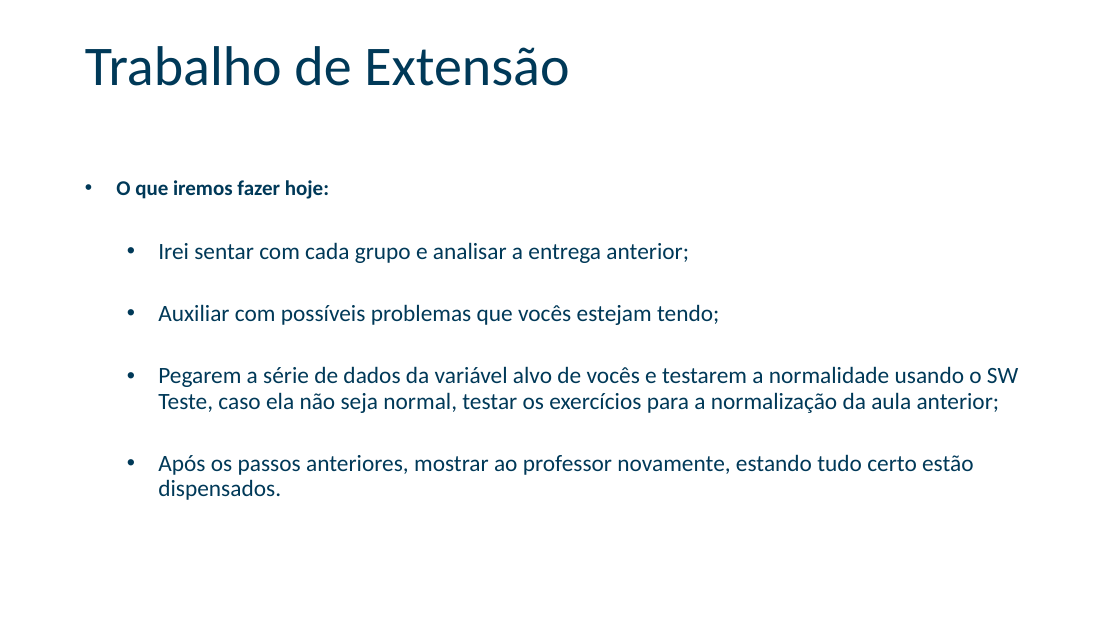
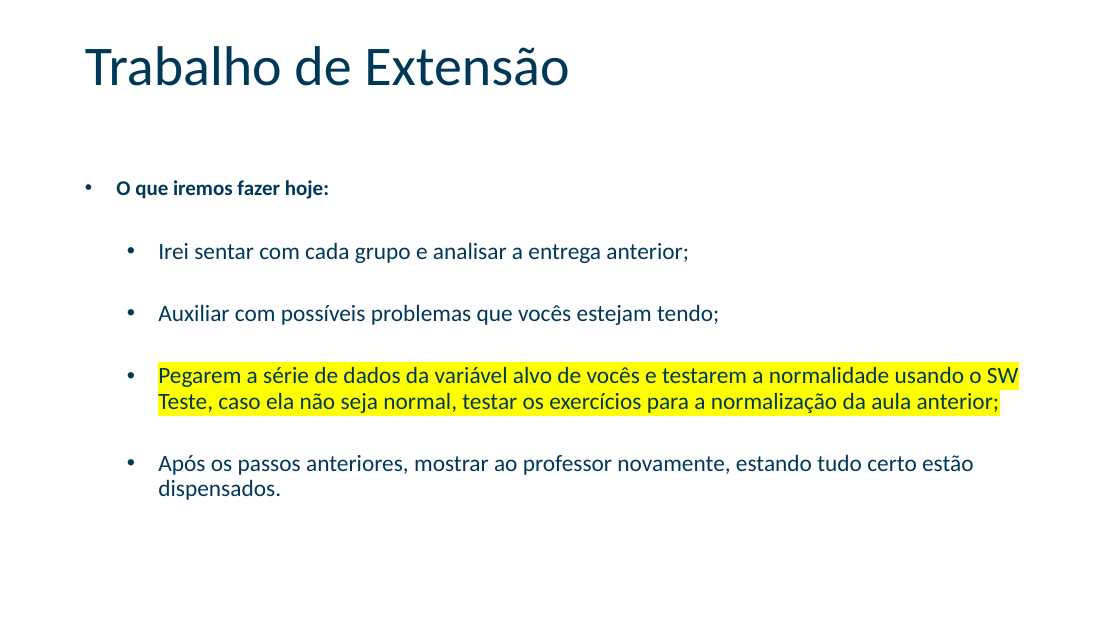
Before and after one commit to GustavoDAgostinZanelato/analiseEstatisticaPrefeituraCriciuma, a slide deck: slide 4 of .documetosProjeto/Aula_9_-_Checkpoint_1_-_Trabalho_de_Extensao-69dc2716951f3.pptx. Drawn at 1120x630 pixels with LibreOffice and Linux fonts; fonts in the diff are those of the drawing; background and template pictures are left out. Boxes give left, top, right and bottom in pixels: in the first picture for what was removed or moved away, otherwise in the second. Text is boxed around its words. In the diff, an @@ line names an element or a change of style, - is before the commit and + after.

Commit message:
Teste de OLS no conjunto de dados

```diff
--- a/.documetosProjeto/Aula_9_-_Checkpoint_1_-_Trabalho_de_Extensao-69dc2716951f3.pptx
+++ b/.documetosProjeto/Aula_9_-_Checkpoint_1_-_Trabalho_de_Extensao-69dc2716951f3.pptx
@@ text at [158, 366, 1018, 413]: highlight none to #FFFF00 in "Pegarem a série de dados da variável ..." @@
```
Also in this commit, not shown: 8 other files.
